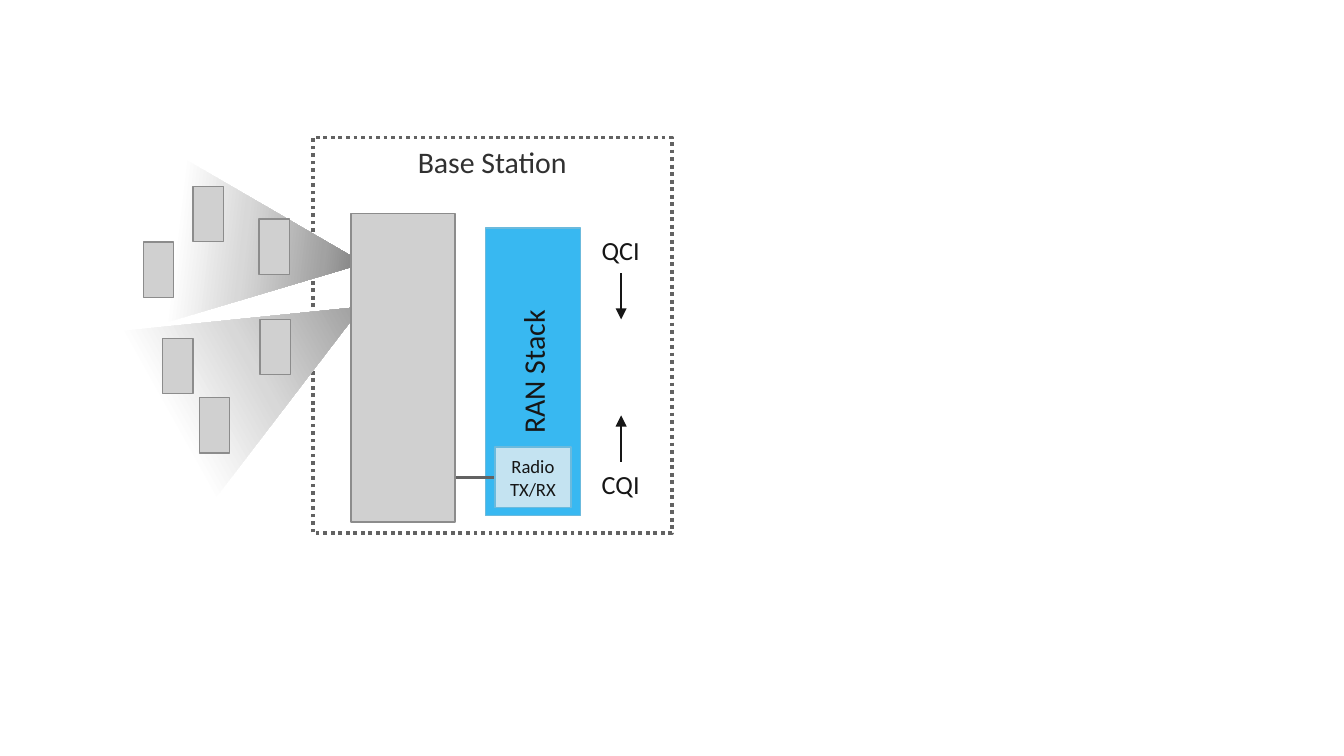
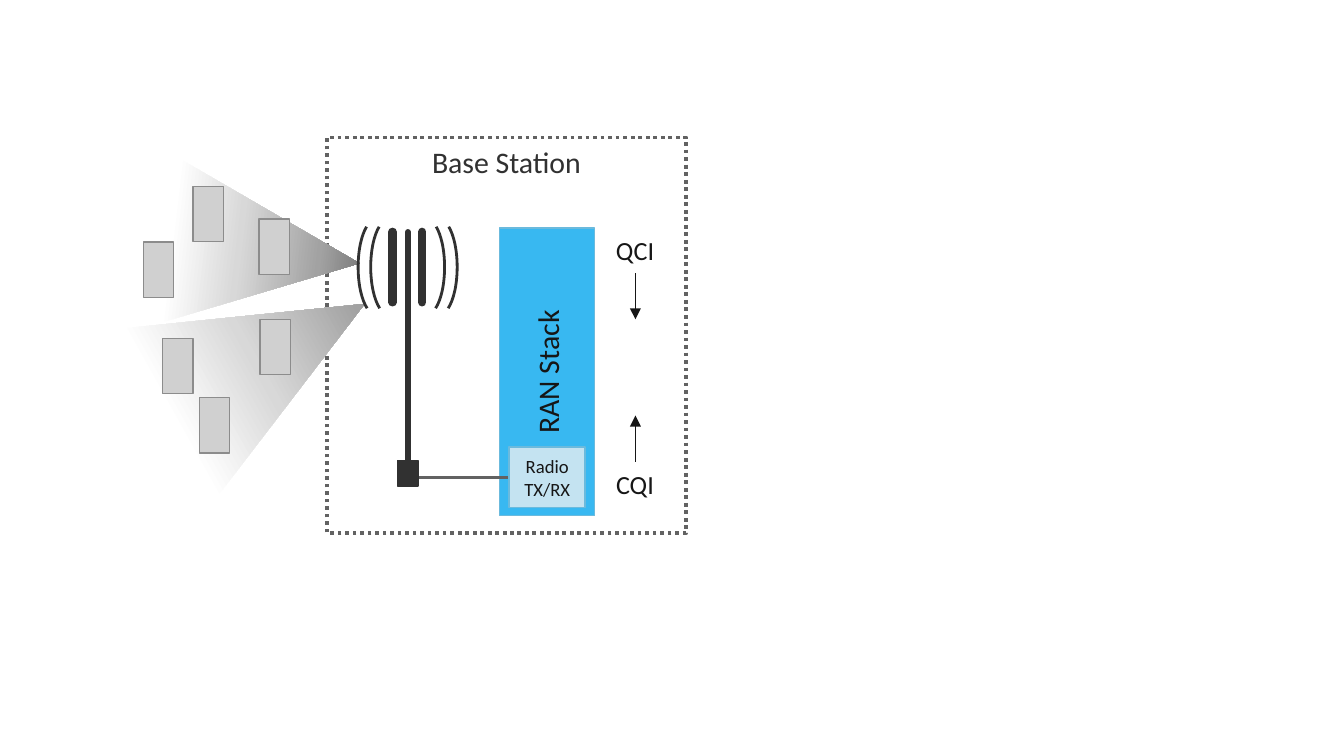
Before and after one commit to SystemsApproach/private5g, a slide deck: slide 5 of figures.pptx. Drawn at 1344x756 pixels with LibreOffice and Linux fonts; fonts in the diff are those of the drawing; grey boxes stand for pictures. Boxes give left, top, right and bottom in pixels: in the first picture for what was removed or moved away, otherwise in the second. Text is boxed around its words. In the diff, an @@ line names an element or a change of style, - is before the commit and + after.

```diff
--- a/figures.pptx
+++ b/figures.pptx
@@ triangle moved from (x1=123, y1=137, x2=376, y2=363) to (x1=119, y1=137, x2=372, y2=363) @@
@@ picture removed at (x1=351, y1=214, x2=454, y2=523) @@
@@ group added at (x1=358, y1=219, x2=457, y2=487): 4 arc (boxed as its full ellipse)s, 3 lines, 1 rectangle @@
@@ 3 rectangles, 2 texts, 2 arrows, 1 line moved together from (x1=313, y1=137, x2=672, y2=532) to (x1=327, y1=137, x2=685, y2=532) @@
```
Also in this commit, not shown: 12 other slides changed, 1 slide added, 1 other file.
